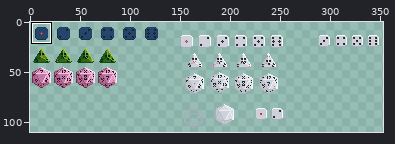
A sprite sheet gets an edit: Sprites/die.png. Above: a wide view before the commit, with the close-up outlined.
Close-up. Before:
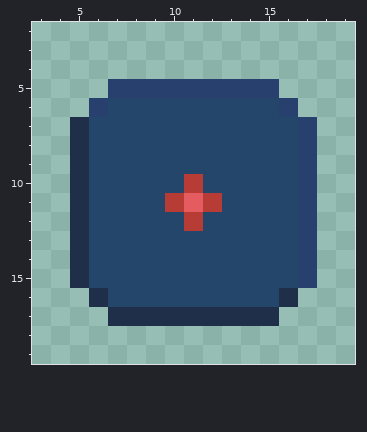
The file is 356x112 pixels. Colours within 5 levels of each other are drawn and written as one. Shown: x 3..19, y 2..19. The wide view leaves out empty margins. The commit also changed other parts of the picture, which this record leaves out.
Once edited:
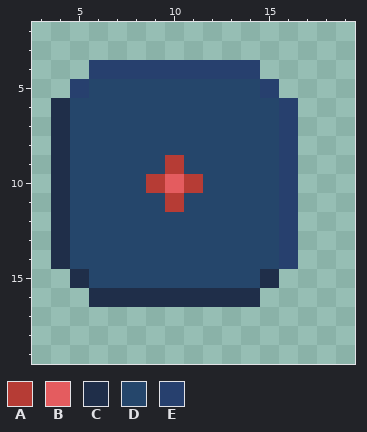
Palette (. is transparent): A #b63c35  B #e45c5f  C #1f2e49  D #25466b  E #27406e
The exact change:
@@ x 3..19 @@
  3 .................
- 4 .................
- 5 ....EEEEEEEEE....
- 6 ...EDDDDDDDDDE...
- 7 ..CDDDDDDDDDDDE..
- 8 ..CDDDDDDDDDDDE..
- 9 ..CDDDDDDDDDDDE..
-10 ..CDDDDDADDDDDE..
-11 ..CDDDDABADDDDE..
-12 ..CDDDDDADDDDDE..
-13 ..CDDDDDDDDDDDE..
-14 ..CDDDDDDDDDDDE..
-15 ..CDDDDDDDDDDDE..
-16 ...CDDDDDDDDDC...
-17 ....CCCCCCCCC....
+ 4 ...EEEEEEEEE.....
+ 5 ..EDDDDDDDDDE....
+ 6 .CDDDDDDDDDDDE...
+ 7 .CDDDDDDDDDDDE...
+ 8 .CDDDDDDDDDDDE...
+ 9 .CDDDDDADDDDDE...
+10 .CDDDDABADDDDE...
+11 .CDDDDDADDDDDE...
+12 .CDDDDDDDDDDDE...
+13 .CDDDDDDDDDDDE...
+14 .CDDDDDDDDDDDE...
+15 ..CDDDDDDDDDC....
+16 ...CCCCCCCCC.....
+17 .................
 18 .................
Where, in picture pixels (left, top, right, bottom), the same in both close-ups:
changed: (51, 60, 317, 326)
